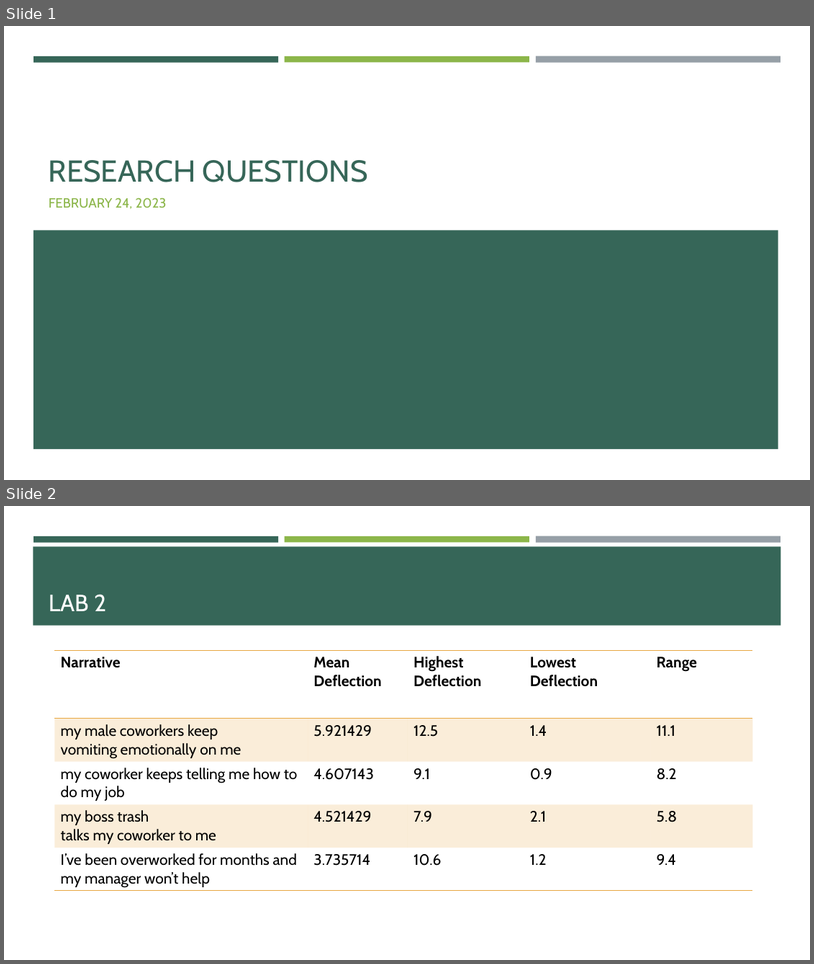
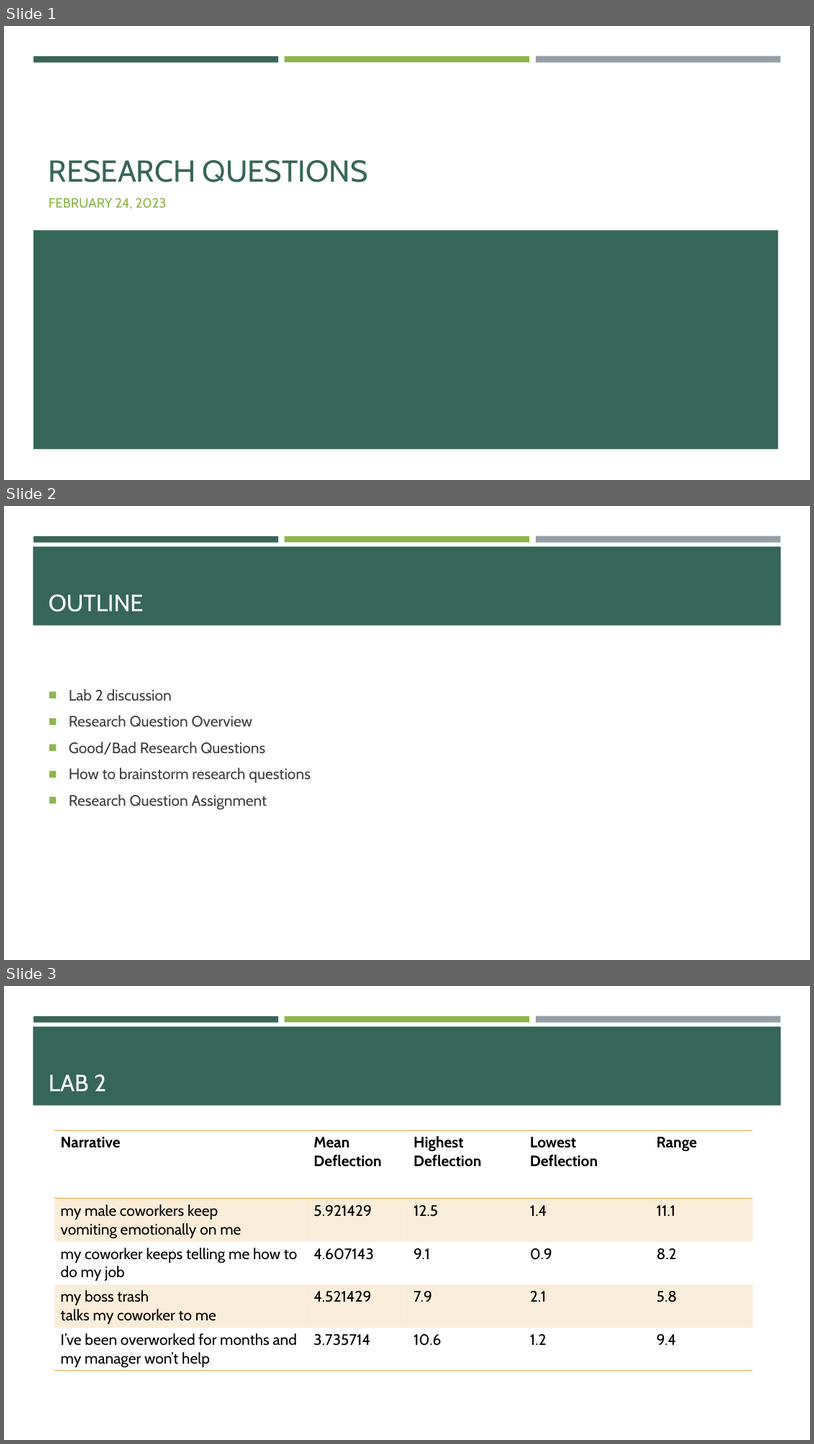
Before and after one commit to ekmaloney/soc490s, a slide deck: slides/feb24.pptx. Shown one above the other, each under a label of ours: slides 1 and 2 before the commit, slides 1, 2 and 3 after it. The pictures are 814x964 and 814x1444 pixels, drawn with LibreOffice and Linux fonts; fonts in the diff are those of the drawing. Boxes give left, top, right and bottom in pixels: in the first picture for what was removed or moved away, otherwise in the second. Text is boxed around its words. In the diff, an @@ line names an element or a change of style, - is before the commit and + after.

```diff
--- a/slides/feb24.pptx
+++ b/slides/feb24.pptx
@@ slide 2 added at (4,506,810,960), background #FFFFFF; not listed: 4 template elements that a slide beside it also shows @@
@@ title added at (49,594,144,612), 28 pt, text #FFFFFF @@
+OUTLINE
@@ text added at (69,689,311,810), 18 pt, text #3D3D3D @@
+■ Lab 2 discussion
+■ Research Question Overview
+■ Good/Bad Research Questions
+■ How to brainstorm research questions
+■ Research Question Assignment
@@ what was slide 2 is now slide 3 @@
```
Also in this commit, not shown: 1 slide changed, 10 other files.
